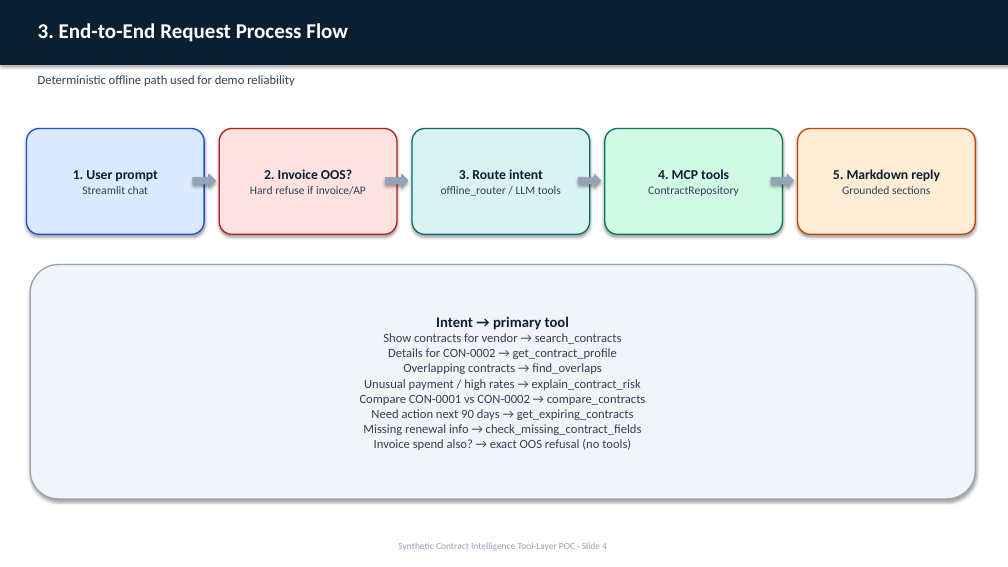
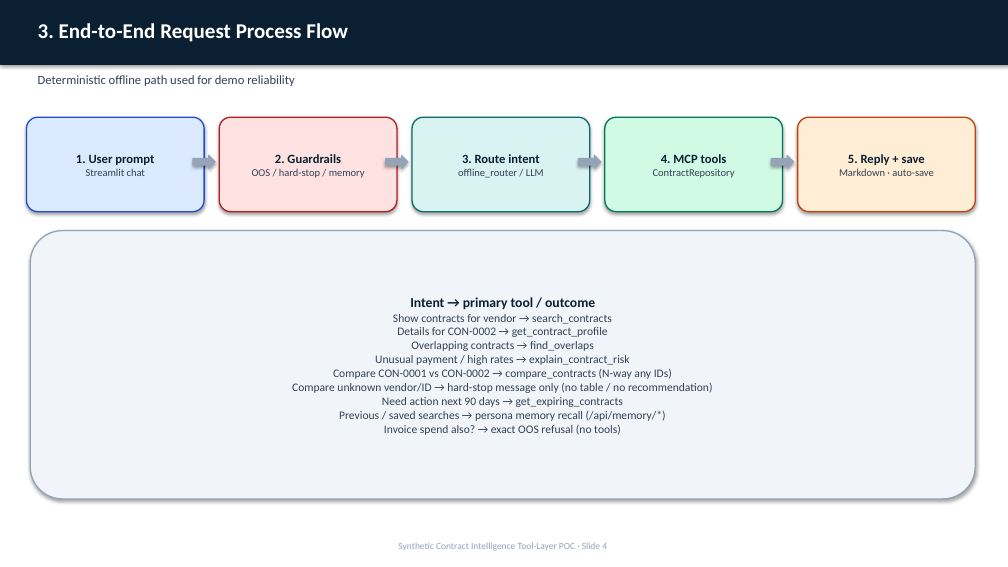
Before and after one commit to booshank/VALAgent, a slide deck: slide 4 of docs/VAL_CoPilot_Architecture_and_Process_Flow.pptx. Drawn at 1008x567 pixels with LibreOffice and Linux fonts; fonts in the diff are those of the drawing. Boxes give left, top, right and bottom in pixels: in the first picture for what was removed or moved away, otherwise in the second. Text is boxed around its words. In the diff, an @@ line names an element or a change of style, - is before the commit and + after.

```diff
--- a/docs/VAL_CoPilot_Architecture_and_Process_Flow.pptx
+++ b/docs/VAL_CoPilot_Architecture_and_Process_Flow.pptx
@@ rounded rectangle "1. User prompt": place and size @@
-rounded rectangle "1. User prompt" at box(26, 129, 204, 234)
+rounded rectangle "1. User prompt" at box(26, 117, 204, 212)
@@ rounded rectangle "1. User prompt" at box(26, 117, 204, 212): size 13 to 12 pt in "1. User prompt"; size 11 to 10 pt in "Streamlit chat" @@
@@ rounded rectangle "2. Guardrails": place and size @@
-rounded rectangle "2. Guardrails" at box(219, 129, 397, 234)
+rounded rectangle "2. Guardrails" at box(219, 117, 397, 212)
@@ rounded rectangle "3. Route intent": place and size @@
-rounded rectangle "3. Route intent" at box(412, 129, 590, 234)
+rounded rectangle "3. Route intent" at box(412, 117, 590, 212)
@@ rounded rectangle "4. MCP tools": place and size @@
-rounded rectangle "4. MCP tools" at box(605, 129, 783, 234)
+rounded rectangle "4. MCP tools" at box(605, 117, 783, 212)
@@ rounded rectangle "4. MCP tools" at box(605, 117, 783, 212): size 13 to 12 pt in "4. MCP tools"; size 11 to 10 pt in "ContractRepository" @@
@@ rounded rectangle "5. Reply + save": place and size @@
-rounded rectangle "5. Reply + save" at box(798, 129, 975, 234)
+rounded rectangle "5. Reply + save" at box(798, 117, 975, 212)
@@ text in rounded rectangle at box(252, 154, 365, 178): text changed; size 11 to 10 pt @@
-2. Invoice OOS?
-Hard refuse if invoice/AP
+2. Guardrails
+OOS / hard-stop / memory
@@ text in rounded rectangle at box(458, 169, 544, 178): text changed; size 11 to 10 pt @@
-offline_router / LLM tools
+offline_router / LLM
@@ text in rounded rectangle at box(462, 154, 539, 163): size 13 to 12 pt in "3. Route intent" @@
@@ 4 right arrows: place and size @@
-4 right arrows at box(193, 174, 794, 188)
+4 right arrows at box(193, 155, 794, 169)
@@ text in rounded rectangle at box(839, 154, 933, 176): text changed; size 11 to 10 pt @@
-5. Markdown reply
-Grounded sections
+5. Reply + save
+Markdown · auto-save
@@ rounded rectangle "Intent → primary tool / ...": place and size @@
-rounded rectangle "Intent → primary tool / ..." at box(30, 265, 975, 499)
+rounded rectangle "Intent → primary tool / ..." at box(30, 231, 975, 499)
@@ text in rounded rectangle at box(292, 297, 713, 435): text changed; size 12 to 11 pt @@
-Intent → primary tool
-Show contracts for vendor → search_contracts
-Details for CON-0002 → get_contract_profile
-Overlapping contracts → find_overlaps
-Unusual payment / high rates → explain_contract_risk
-Compare CON-0001 vs CON-0002 → compare_contracts
-Need action next 90 days → get_expiring_contracts
-Missing renewal info → check_missing_contract_fields
-Invoice spend also? → exact OOS refusal (no tools)
+Intent → primary tool / outcome
+Show contracts for vendor → search_contracts
+Details for CON-0002 → get_contract_profile
+Overlapping contracts → find_overlaps
+Unusual payment / high rates → explain_contract_risk
+Compare CON-0001 vs CON-0002 → compare_contracts (N-way any IDs)
+Compare unknown vendor/ID → hard-stop message only (no table / no recommendation)
+Need action next 90 days → get_expiring_contracts
+Previous / saved searches → persona memory recall (/api/memory/*)
+Invoice spend also? → exact OOS refusal (no tools)
```
Also in this commit, not shown: 9 other slides changed, 1 slide added, 6 other files.
